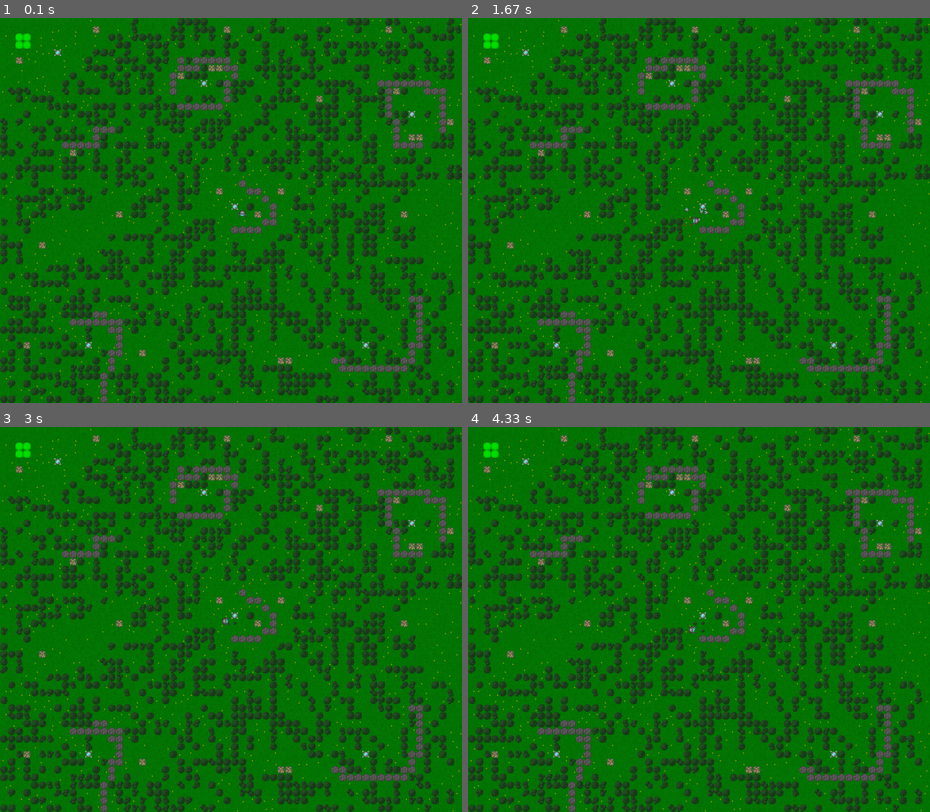
Above: before the commit, frames 1-4 (two rows, left to right).
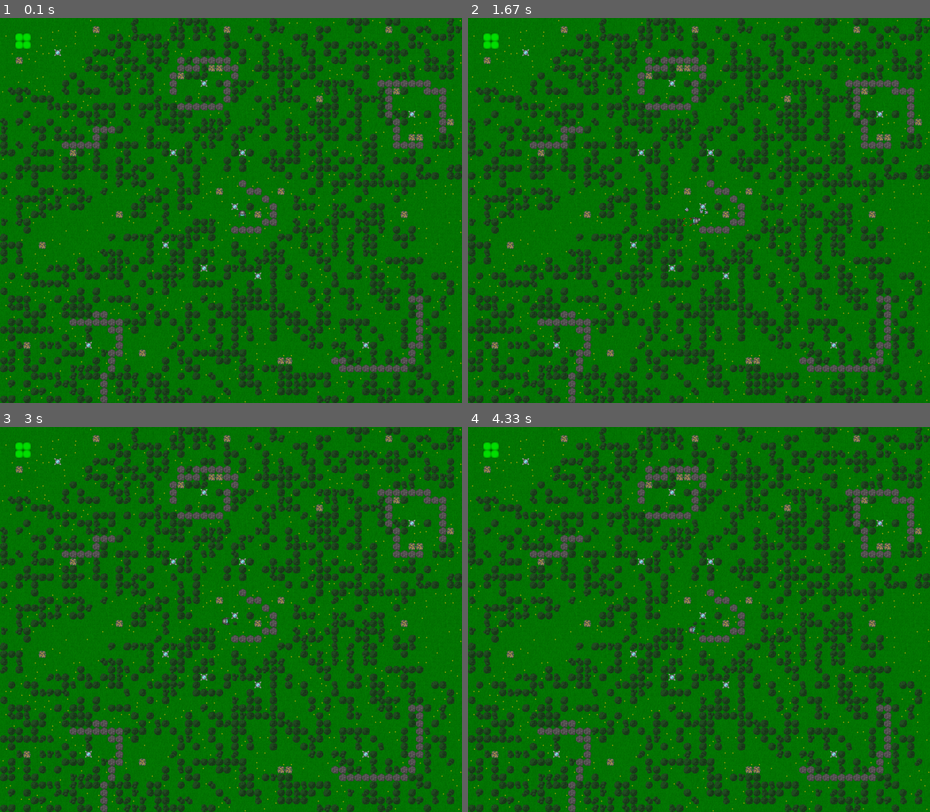
Above: after the commit, the same moments.

Repository: ZeeQyu/TileGame
Game: pygame game, started from main.py
The game is run twice, just before and just after one commit, with the same random seed, the same clock (stepped at 60 frames per second) and the same inputs. The source is Python 2; it was converted automatically to run under Python 3.
Inputs:
- Up to frame 1 (0.1 s): no input
- Up to frame 2 (1.67 s): tap A at 0.33 s; hold Left 0.67-1.2 s; hold A 0.67-1.2 s; tap F at 0.73, 1.03, 1.3, 1.63 s; hold Down 1.23-1.53 s; hold S 1.23-1.53 s; hold Left from 1.57 s (still down); hold A from 1.57 s (still down)
- Up to frame 3 (3 s): tap F at 1.93, 2.07, 2.8 s; release Left at 1.97 s; release A at 1.97 s; hold Up 2-2.37 s; hold W 2-2.37 s; tap E at 2.4 s; hold Right from 2.73 s (still down); hold D from 2.73 s (still down)
- Up to frame 4 (4.33 s): tap F at 3.1, 3.47, 3.87, 4.17 s; release Right at 3.37 s; release D at 3.37 s; hold Down 3.4-3.77 s; hold S 3.4-3.77 s; hold Left 3.8-4.27 s; hold A 3.8-4.27 s; hold Right from 4.3 s (still down); hold D from 4.3 s (still down)

The runs differ from the first frame. In frame 1, 4.0% of the frame differs, in the area x 35-100%, y 0-100%; in frame 2, 4.0%; in frame 3, 4.0%; in frame 4, 4.0%.

Commit message:
Made Packages more smooth and polished

Diff:
--- a/main.py
+++ b/main.py
@@ -37,7 +37,7 @@
 
     # Make map
     globals.map, globals.width, globals.height, globals.player_start_x, globals.player_start_y = maps.generate_map("map.png")
-    # Initiaate player
+    # Initiate player
     globals.special_entity_list["player"] = players.Player(globals.player_start_x, globals.player_start_y)
 
     # Creates a window just the size to fit all the tiles in the map file.
@@ -95,11 +95,10 @@
         # Tick: Make sure certain things happen on a more regular basis than every frame
         time_now = time.clock()
         time_diff = time_now - time_prev
+        # If the time has been more than two seconds, movement might jerk out, so a cycle should be skipped
+        if time_prev + 2 < time_now:
+            skip_cycle = True
         time_prev = time_now
-        # If the time has been more than half an hour, the game has probably been paused
-        # and a cycle should be skipped so that the game doesn't freeze
-        if time_start + 1800 < time_now:
-            skip_cycle = True
         # Skip the rest of this cycle if a menu was accessed until now
         if skip_cycle:
             skip_cycle = False
@@ -144,7 +143,10 @@
                     entity_has_moved = True
         if globals.special_entity_list:
             for entity in globals.special_entity_list.values():
-                entity.update(time_diff)
+                # Update all enties and check for if any of them is a package that just finished moving.
+                # If so, skip the has_moved check.
+                if entity.update(time_diff) == "deleted":
+                    continue
                 if entity.has_moved():
                     entity_has_moved = True
 
--- a/src/constants.py
+++ b/src/constants.py
@@ -159,8 +159,8 @@
 # Max travel length of the beetle (the maximum distance in pixels before the beetle changes direction)
 BEETLE_MAX_TRAVEL_PX = 24
 # The range of distance the package can be from the player while still being pulled in pixels
-PACKAGE_PULL_MIN = 5
-PACKAGE_PULL_MAX = 16
+PACKAGE_PULL_MIN = 10
+PACKAGE_PULL_MAX = 20
 
 # Key for key configurIation
 CONFIG_KEYS_KEY = pgl.K_INSERT
--- a/src/players.py
+++ b/src/players.py
@@ -104,13 +104,12 @@
         if self.toggle_grab:
             # If the grab button is pressed
             self.toggle_grab = False
+            print self.following_entity
             if self.following_entity != None:
                 x, y = globals.special_entity_list[self.following_entity].get_tile()
                 if constants.IMAGES[globals.map[x][y].type].placeable:
-                    globals.map[x][y] = tiles.make_tile(globals.special_entity_list[self.following_entity].tile, x, y)
-                    globals.update_map = True
-                    del globals.special_entity_list[self.following_entity]
-                    self.following_entity = None
+                    globals.special_entity_list[self.following_entity].target_coords = [x*constants.TILE_SIZE,
+                                                                                        y*constants.TILE_SIZE]
             else:
                 if globals.map[x][y].type == constants.PACKAGE_TILE_NAME:
                     globals.map[x][y] = tiles.make_tile(constants.DEFAULT_TILE, x, y)
--- a/src/units.py
+++ b/src/units.py
@@ -11,13 +11,14 @@
 import math
 
 from entities import Entity
-import constants, globals
+import constants, globals, tiles
 from random import randint
 
 class Animal(Entity):
     ''' Base class for harmless entites that randomly roam about
     '''
-    def __init__(self, x, y, image, movement_speed, max_travel, collides = True, rotates = True, wall_collides = True):
+    def __init__(self, x, y, image, movement_speed, max_travel, collides = True,
+                 rotates = True, wall_collides = True):
         ''' Calls the entity init and creates another variable
         '''
         super(Animal, self).__init__(x, y, image, movement_speed,collides=collides,
@@ -84,46 +85,57 @@
         self.attached_entity = attached_entity
         self.pull_min = pull_min
         self.pull_max = pull_max
+        # The coordinates the entity currently is travelling towards.
+        # Should be None if it's currently following the attached_entity.
+        # Otherwise, it should be pixel coordinates (example: (45, 120))
+        self.target_coords = None
         globals.special_entity_list[attached_entity + "-" + image] = self
 
     def update(self, time_diff):
         super(FollowingEntity, self).update(time_diff)
-
-        # The horizontal and vertical distances between the middle of FollowingEntity
-        # and the middle of attached_entity.
-        x_dist = ((self.x+self.width) / 2) - ((globals.special_entity_list[self.attached_entity].x +
-                                               globals.special_entity_list[self.attached_entity].width) / 2)
-        y_dist = ((self.y+self.height) / 2) - ((globals.special_entity_list[self.attached_entity].y +
-                                                globals.special_entity_list[self.attached_entity].height) / 2)
-
-        # The diagonal distance between the entities.
-        dist = math.hypot(self.x - globals.special_entity_list[self.attached_entity].x,
-                          self.y - globals.special_entity_list[self.attached_entity].y)
-
+        if self.target_coords == None:
+            # The horizontal and vertical distances between the middle of FollowingEntity
+            # and the middle of attached_entity.
+            x_dist = (self.x + self.width/2) - (globals.special_entity_list[self.attached_entity].x +
+                                                   globals.special_entity_list[self.attached_entity].width / 2)
+            y_dist = (self.y + self.height/2) - (globals.special_entity_list[self.attached_entity].y +
+                                                    globals.special_entity_list[self.attached_entity].height / 2)
+            # The diagonal distance between the entities.
+            dist = math.hypot(self.x - globals.special_entity_list[self.attached_entity].x,
+                              self.y - globals.special_entity_list[self.attached_entity].y)
+            pull_max = self.pull_max
+            pull_min = self.pull_min
+        else:
+            # The entity is currently travelling towards some coordinates.
+            x_dist = self.x - self.target_coords[0]
+            y_dist = self.y - self.target_coords[1]
+            # The diagonal distance between the entities.
+            dist = math.hypot(x_dist, y_dist)
+            pull_min = 0
+            pull_max = globals.width*constants.TILE_SIZE + globals.height*constants.TILE_SIZE
         # If the diagonal distance isn't too far
-        if dist < self.pull_max * 1.5:
-            # Check the horizontal distance
-            if (self.pull_min < x_dist < self.pull_max or
-                -self.pull_min > x_dist > -self.pull_max):
-                # Check if the distance is negative or positive and start moving that direction.
-                if x_dist > 0:
-                    self.x_minus = True
-                    self.x_plus = False
-                else:
-                    self.x_plus = True
-                    self.x_minus = False
+        if dist < pull_max * 1.5:
+            # If it's positive, move left
+            if pull_min < x_dist < pull_max:
+                self.x_minus = True
+                self.x_plus = False
+            # If it's negative, move right
+            elif -pull_min > x_dist > -pull_max:
+                self.x_plus = True
+                self.x_minus = False
             # If it is outside the range, stop moving
             else:
                 self.x_plus = self.x_minus = False
-            # Check the vertical distance and do the same as above
-            if (self.pull_min < y_dist < self.pull_max or
-                -self.pull_min > y_dist > -self.pull_max):
-                if y_dist > 0:
-                    self.y_minus = True
-                    self.y_plus = False
-                else:
-                    self.y_plus = True
-                    self.y_minus = False
+
+            # If it's positive, move up
+            if pull_min < y_dist < pull_max:
+                self.y_minus = True
+                self.y_plus = False
+            # If it's negative, move down
+            elif -pull_min > y_dist > -pull_max:
+                self.y_plus = True
+                self.y_minus = False
+            # If it is outside the range, stop moving
             else:
                 self.y_plus = self.y_minus = False
         else:
@@ -135,7 +147,7 @@
         resources to build with.
     '''
     def __init__(self, x, y, attached_entity):
-        '''
+        ''' Initalizes a FollowingEntity with some package-specific variables.
         '''
         super(Package, self).__init__(x, y, "package", constants.PACKAGE_MOVEMENT_SPEED,
                                       attached_entity=attached_entity, pull_min=constants.PACKAGE_PULL_MIN,
@@ -145,3 +157,22 @@
         self.y = self.y + (constants.TILE_SIZE - self.height) / 2
         # The kind of tile this package will become if placed
         self.tile = "package_tile"
+        # Variable used only for checking if the Package just got target coords
+        self.had_target_coords = False
+
+    def update(self, time_diff):
+        ''' Calls the super update function as well as check for if the package should be turned into a tile.
+        '''
+        if self.target_coords and not self.had_target_coords:
+            self.had_target_coords = True
+            self.target_coords[0] = self.target_coords[0] + (constants.TILE_SIZE - self.width) / 2
+            self.target_coords[1] = self.target_coords[1] + (constants.TILE_SIZE - self.height) / 2
+
+        if self.target_coords == [int(self.x), int(self.y)]:
+            x, y = self.get_tile()
+            globals.map[x][y] = tiles.make_tile(self.tile, x, y)
+            globals.update_map = True
+            globals.special_entity_list[self.attached_entity].following_entity = None
+            del globals.special_entity_list[self.attached_entity + "-" + self.image]
+            return "deleted"
+        super(Package, self).update(time_diff)
Not shown, changed: TODO.txt
Binary file changed: res/map.png
Not shown, added: TileGame.zip
